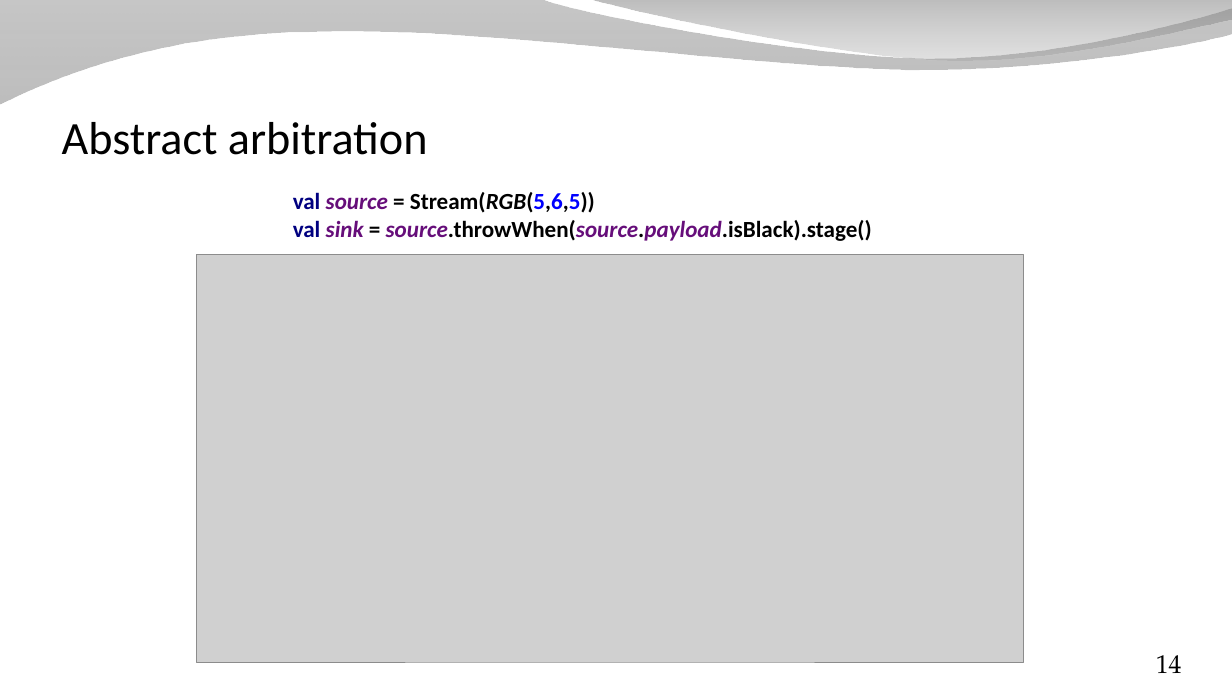
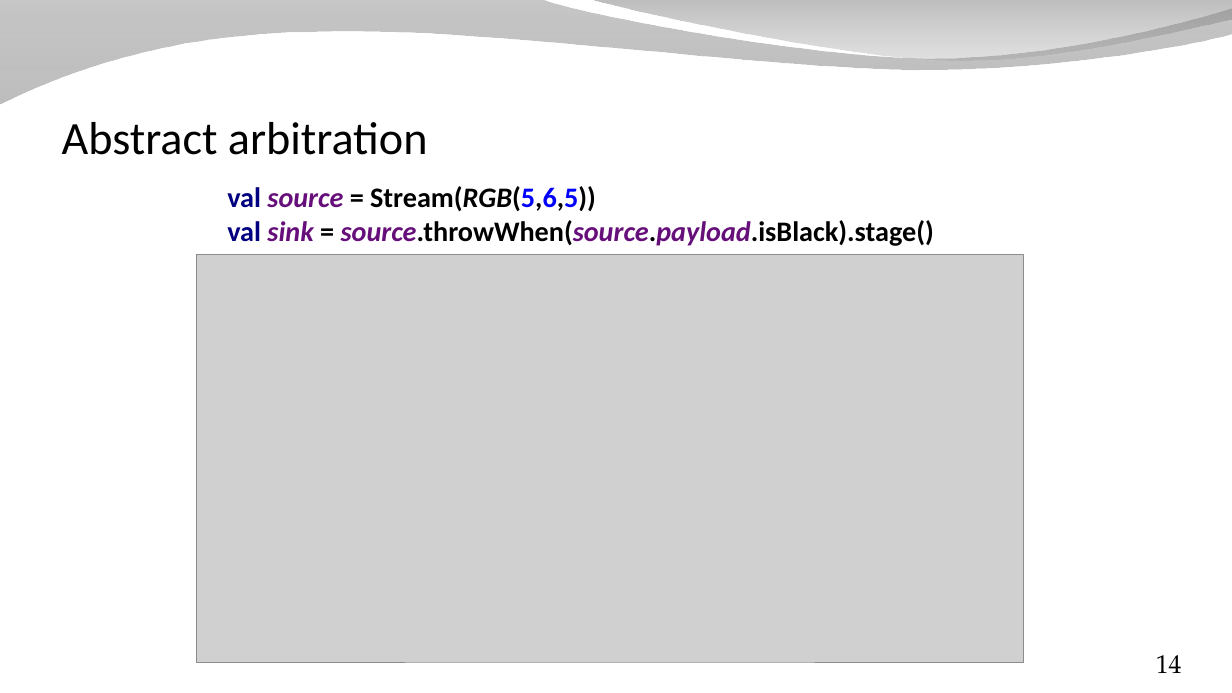
Before and after one commit to SpinalHDL/SpinalDoc, a slide deck: slide 14 of presentation/en/presentation_move_forward_short.odp. Drawn at 1232x693 pixels with LibreOffice and Linux fonts; fonts in the diff are those of the drawing; grey boxes stand for pictures; background and template pictures are left out. Boxes give left, top, right and bottom in pixels: in the first picture for what was removed or moved away, otherwise in the second. Text is boxed around its words. In the diff, an @@ line names an element or a change of style, - is before the commit and + after.

```diff
--- a/presentation/en/presentation_move_forward_short.odp
+++ b/presentation/en/presentation_move_forward_short.odp
@@ text "val source = Stream(RGB(5,6,5)) val ...": place and size @@
-text "val source = Stream(RGB(5,6,5)) val ..." at [293,192,872,241]
+text "val source = Stream(RGB(5,6,5)) val ..." at [227,186,934,246]
@@ text "val source = Stream(RGB(5,6,5)) val ..." at [227,186,934,246]: size 18 to 22 pt @@
```
Also in this commit, not shown: 11 other slides changed.
